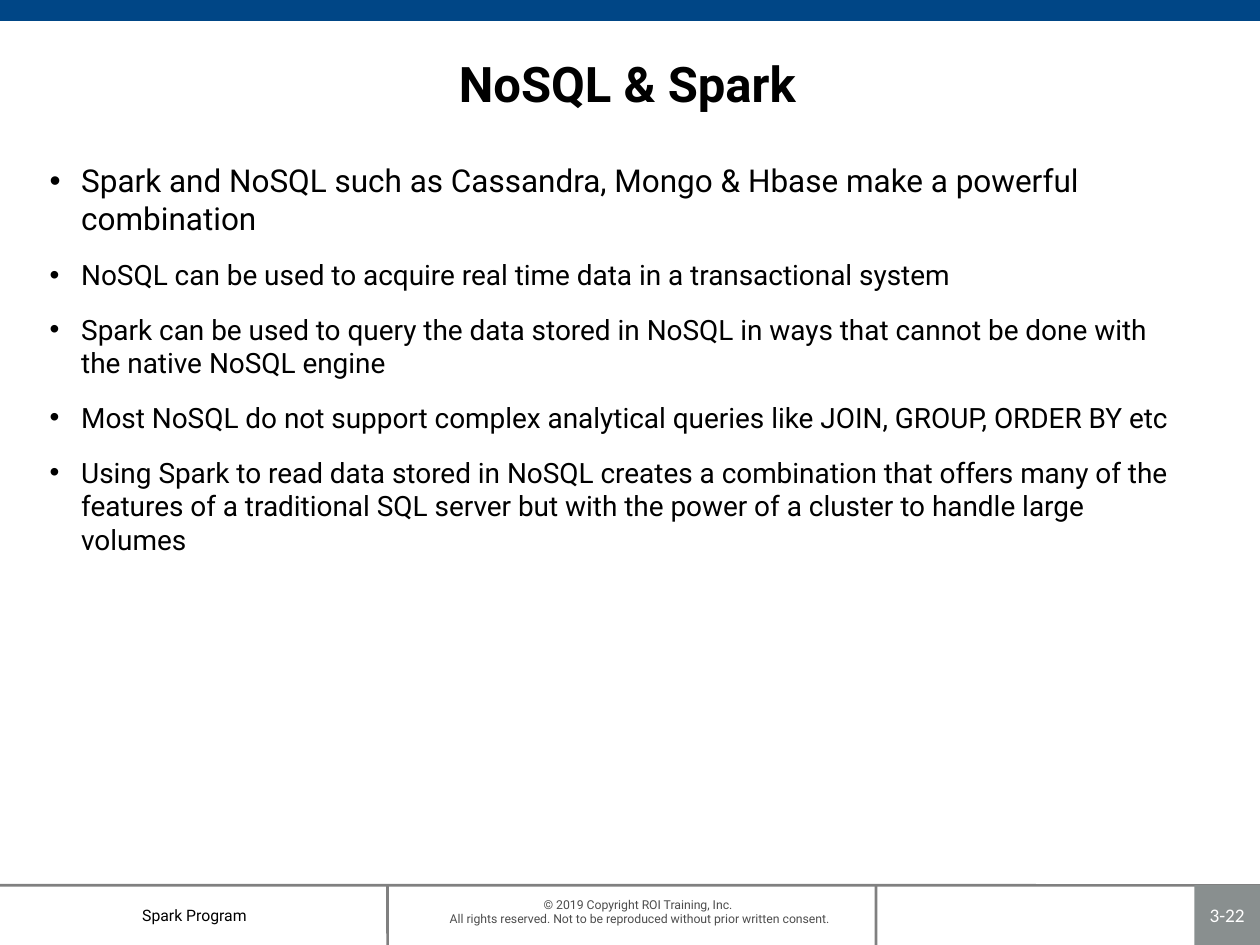
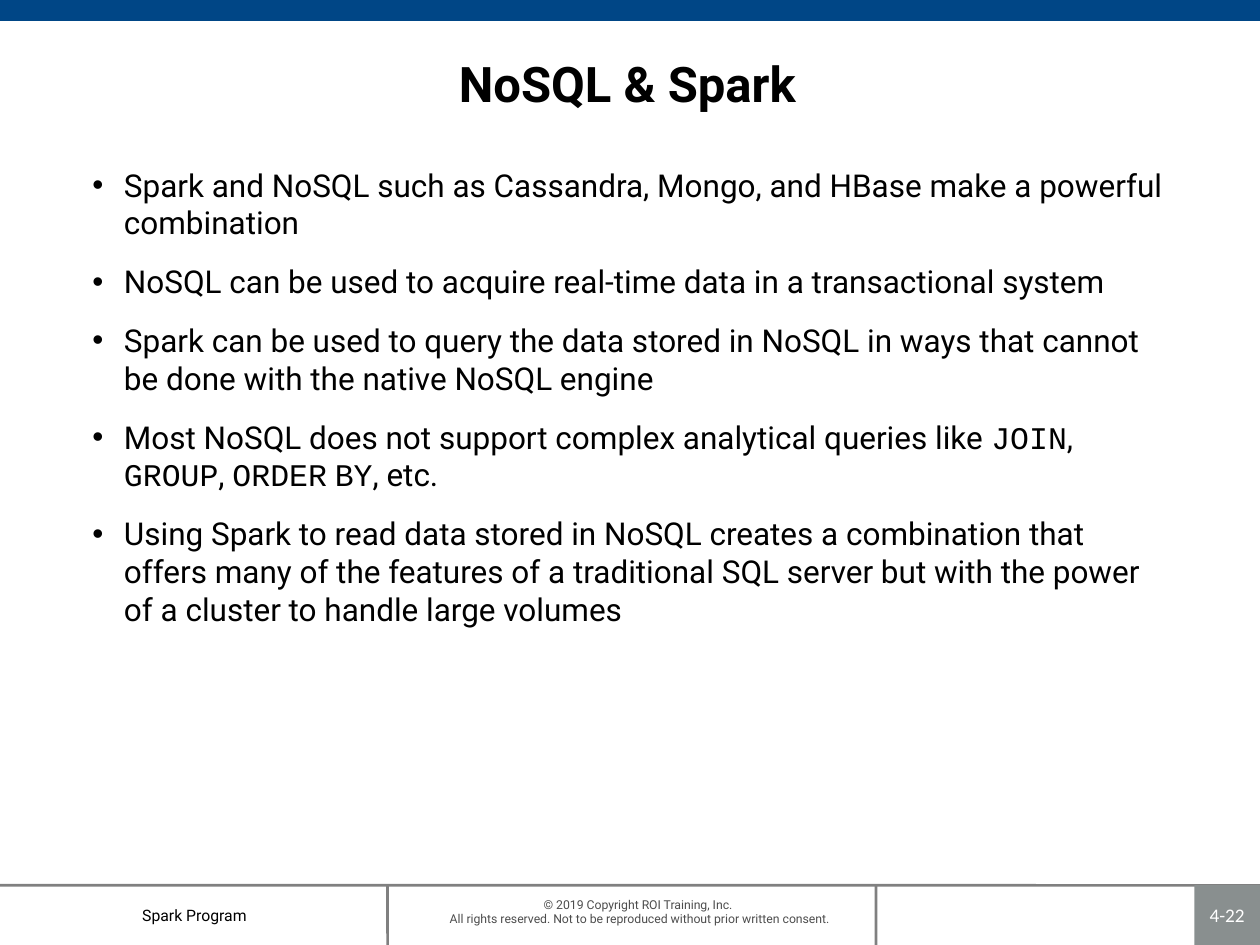
Before and after one commit to roitraining/SparkProgram, a slide deck: slide 22 of Day3/Ch04_SparkSQL.pptx. Drawn at 1260x945 pixels with LibreOffice and Linux fonts; fonts in the diff are those of the drawing; background and template pictures are left out. Boxes give left, top, right and bottom in pixels: in the first picture for what was removed or moved away, otherwise in the second. Text is boxed around its words. In the diff, an @@ line names an element or a change of style, - is before the commit and + after.

```diff
--- a/Day3/Ch04_SparkSQL.pptx
+++ b/Day3/Ch04_SparkSQL.pptx
@@ text "Spark and NoSQL such as ...": place and size @@
-text "Spark and NoSQL such as ..." at box(81, 168, 1168, 551)
+text "Spark and NoSQL such as ..." at box(124, 173, 1162, 628)
@@ text at box(124, 173, 1162, 300): text changed @@
-• Spark and NoSQL such as Cassandra, Mongo & Hbase make a powerful combination
-• NoSQL can be used to acquire real time data in a transactional system
+• Spark and NoSQL such as Cassandra, Mongo, and HBase make a powerful combination
+• NoSQL can be used to acquire real-time data in a transactional system
@@ text at box(124, 328, 1140, 628): size 16 to 18 pt in "Spark can be used to query the ...", "Using Spark to read data stored in ..." @@
@@ text at box(124, 425, 1073, 491): text changed; size 16 to 18 pt @@
-• Most NoSQL do not support complex analytical queries like JOIN, GROUP, ORDER BY etc
+• Most NoSQL does not support complex analytical queries like JOIN, GROUP, ORDER BY, etc.
@@ page number at box(1210, 909, 1245, 922): text changed @@
-3-22
+4-22
```
Also in this commit, not shown: 17 other slides changed, 1 other file.
